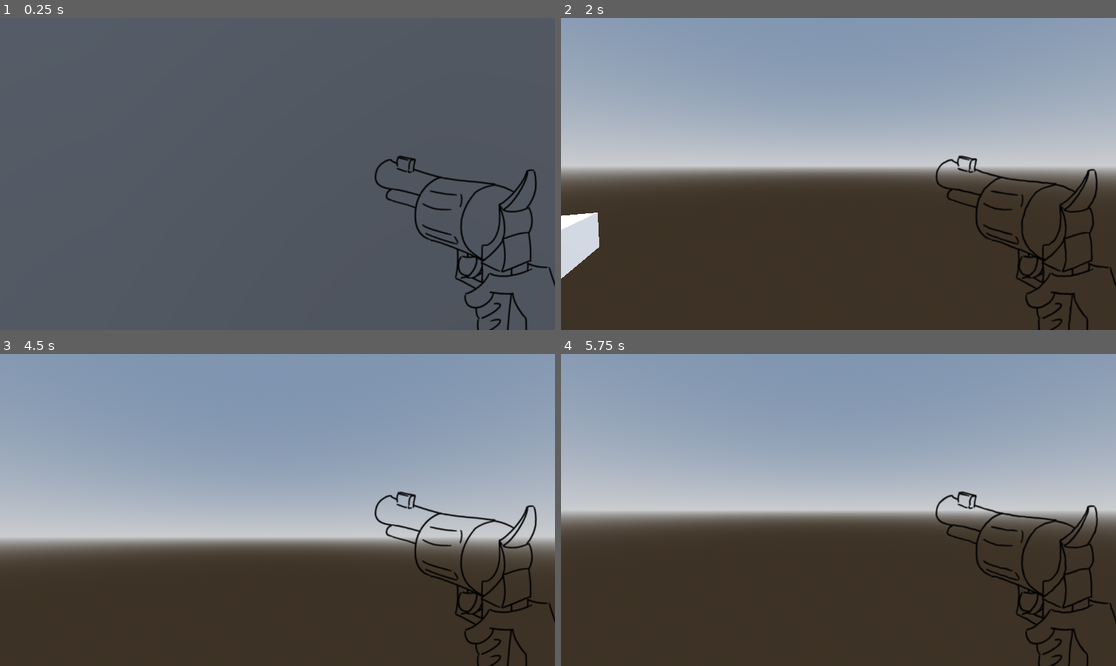
Above: before the commit, frames 1-4 (two rows, left to right).
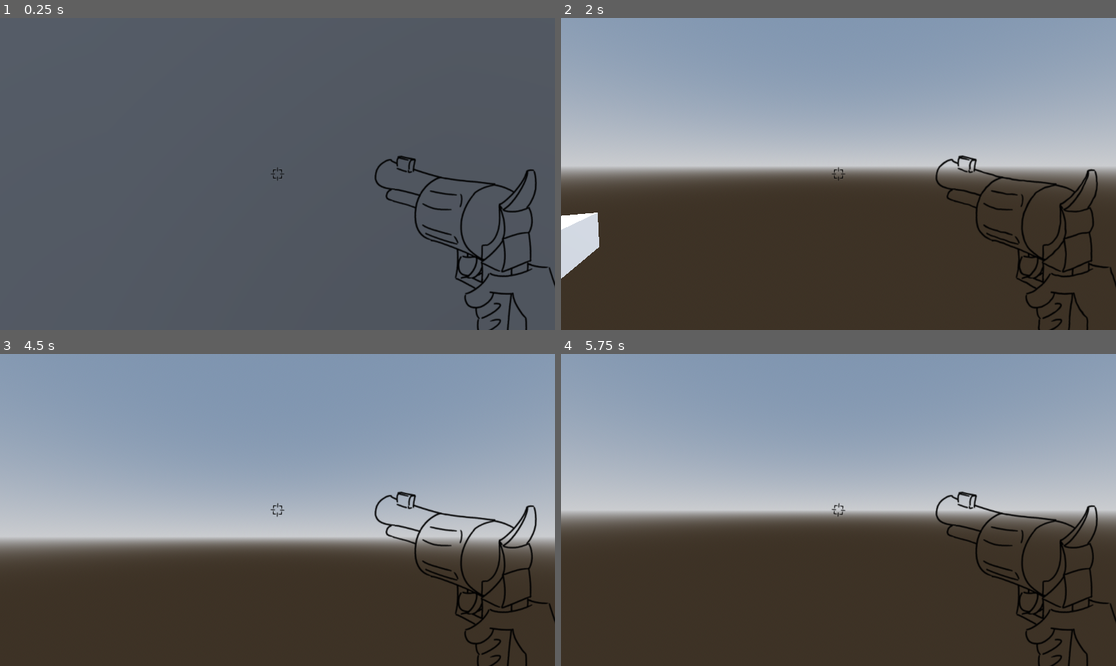
Above: after the commit, the same moments.

Repository: BootaroTC/GameJam---Gumshoe
Game: Godot game, scene res://Scene/TestScene/node_3d.tscn
Two runs of this game, one before a commit and one after it. Both use one fixed random seed, a clock stepped at 60 frames per second and the inputs below.
Inputs (mouse positions are in pixels of both pictures, inside the frame that each line leads up to):
- Up to frame 1 (0.25 s): no input
- Up to frame 2 (2 s): move the mouse to (866, 174) at 0.52 s; hold W (forward) from 0.53 s (still down); click (866, 174) at 0.6 s; move the mouse to (810, 174) at 1.27 s; click (810, 174) at 1.35 s
- Up to frame 3 (4.5 s): keep holding W (forward); move the mouse to (288, 503) at 2.02 s; click (288, 503) at 2.1 s; tap Enter at 2.75, 4.25 s; move the mouse to (271, 516) at 2.77 s; click (271, 516) at 2.85 s; tap Space at 3.5 s; move the mouse to (316, 513) at 3.52 s; click (316, 513) at 3.6 s; move the mouse to (233, 506) at 4.27 s; click (233, 506) at 4.35 s
- Up to frame 4 (5.75 s): keep holding W (forward); tap Space at 5 s; move the mouse to (844, 510) at 5.02 s; click (844, 510) at 5.1 s

The runs differ from the first frame. In frame 1, less than 0.1% of the frame differs, in the area x 48-52%, y 47-53%; in frame 2, 0.1%, in the area x 48-100%, y 44-99%; in frame 3, less than 0.1%; in frame 4, 0.1%.

Commit message:
CrosshairStuff

Diff:
--- a/Scene/PlayerScene/player.tscn
+++ b/Scene/PlayerScene/player.tscn
@@ -7,6 +7,10 @@
 [ext_resource type="Texture2D" uid="uid://6bdtybbx65y6" path="res://Sprites/Gun/GunIdle/Gun_00002.png" id="4_ypcrx"]
 [ext_resource type="Texture2D" uid="uid://crjqklowipup8" path="res://Sprites/Gun/GunIdle/Gun_00003.png" id="5_6qdyf"]
 [ext_resource type="Texture2D" uid="uid://8bpi2ax62t5e" path="res://Sprites/Gun/GunShooting/GunShooting0.png" id="6_ypcrx"]
+[ext_resource type="Texture2D" uid="uid://bqy4grkqlvj3s" path="res://Sprites/Gun/Crosshair/Crosshair00.png" id="8_o7pb7"]
+[ext_resource type="Texture2D" uid="uid://b0vf5r5nusn82" path="res://Sprites/Gun/Crosshair/Crosshair01.png" id="9_lxc12"]
+[ext_resource type="Texture2D" uid="uid://bii8vlh33btnj" path="res://Sprites/Gun/Crosshair/Crosshair02.png" id="10_ru1hb"]
+[ext_resource type="Texture2D" uid="uid://b1ic7eevqph36" path="res://Sprites/Gun/Crosshair/Crosshair03.png" id="11_mfq3q"]
 
 [sub_resource type="CapsuleMesh" id="CapsuleMesh_xp4ec"]
 
@@ -43,6 +47,81 @@
 "speed": 0.5
 }]
 
+[sub_resource type="SpriteFrames" id="SpriteFrames_if3m8"]
+animations = [{
+"frames": [{
+"duration": 1.0,
+"texture": ExtResource("8_o7pb7")
+}],
+"loop": true,
+"name": &"Idle",
+"speed": 5.0
+}, {
+"frames": [{
+"duration": 1.0,
+"texture": ExtResource("8_o7pb7")
+}, {
+"duration": 1.0,
+"texture": ExtResource("9_lxc12")
+}, {
+"duration": 1.0,
+"texture": ExtResource("10_ru1hb")
+}, {
+"duration": 1.0,
+"texture": ExtResource("11_mfq3q")
+}, {
+"duration": 1.0,
+"texture": ExtResource("10_ru1hb")
+}, {
+"duration": 1.0,
+"texture": ExtResource("9_lxc12")
+}, {
+"duration": 1.0,
+"texture": ExtResource("8_o7pb7")
+}],
+"loop": false,
+"name": &"Shoot",
+"speed": 60.0
+}]
+
+[sub_resource type="Animation" id="Animation_o7pb7"]
+resource_name = "ReloadSpin"
+length = 2.0000017
+step = 0.016666668
+tracks/0/type = "value"
+tracks/0/imported = false
+tracks/0/enabled = true
+tracks/0/path = NodePath(".:rotation")
+tracks/0/interp = 1
+tracks/0/loop_wrap = true
+tracks/0/keys = {
+"times": PackedFloat32Array(0, 2),
+"transitions": PackedFloat32Array(0.5, 0.5),
+"update": 0,
+"values": [Vector3(0, 0, 0), Vector3(0, 0, 15.707963)]
+}
+
+[sub_resource type="Animation" id="Animation_lxc12"]
+length = 0.001
+tracks/0/type = "value"
+tracks/0/imported = false
+tracks/0/enabled = true
+tracks/0/path = NodePath(".:rotation")
+tracks/0/interp = 1
+tracks/0/loop_wrap = true
+tracks/0/keys = {
+"times": PackedFloat32Array(0),
+"transitions": PackedFloat32Array(1),
+"update": 0,
+"values": [Vector3(0, 0, 0)]
+}
+
+[sub_resource type="AnimationLibrary" id="AnimationLibrary_ru1hb"]
+_data = {
+&"RESET": SubResource("Animation_lxc12"),
+&"ReloadSpin": SubResource("Animation_o7pb7")
+}
+
 [sub_resource type="BoxMesh" id="BoxMesh_5nuyq"]
 
 [node name="Player" type="CharacterBody3D" groups=["Player"]]
@@ -67,6 +146,19 @@
 animation = &"Shoot"
 autoplay = "Idle"
 
+[node name="Crosshair" type="AnimatedSprite3D" parent="Neck/Camera3D"]
+transform = Transform3D(0.025, 0, 0, 0, 0.025, 0, 0, 0, 0.025, 0, 0, -0.44796854)
+sprite_frames = SubResource("SpriteFrames_if3m8")
+animation = &"Shoot"
+autoplay = "Idle"
+frame = 6
+frame_progress = 1.0
+
+[node name="AnimationPlayer" type="AnimationPlayer" parent="Neck/Camera3D/Crosshair"]
+libraries = {
+&"": SubResource("AnimationLibrary_ru1hb")
+}
+
 [node name="GunMesh" type="MeshInstance3D" parent="Neck"]
 transform = Transform3D(0.14458296, 0, 0.18738577, 0.003971094, 0.15757926, -0.07761987, -0.03701782, 0.016904345, 0.7235584, 0.46638662, 0.5223505, -0.5385797)
 visible = false
--- a/Scripts/PlayerScript/player.gd
+++ b/Scripts/PlayerScript/player.gd
@@ -12,25 +12,29 @@
 @onready var camera_3d: Camera3D = $Neck/Camera3D
 @onready var ray_cast_3d: RayCast3D = $Neck/RayCast3D
 @onready var animated_sprite_3d: AnimatedSprite3D = $Neck/Camera3D/AnimatedSprite3D
+@onready var crosshair: AnimatedSprite3D = $Neck/Camera3D/Crosshair
+@onready var animation_player: AnimationPlayer = $Neck/Camera3D/Crosshair/AnimationPlayer
 
 func shooting():
 	if ammo > 0:
 		if Input.is_action_just_pressed("shoot"):
 			ammo -= 1
 			animated_sprite_3d.play("Shoot")
-		else: animated_sprite_3d.play("Idle")
+			crosshair.play("Shoot")
+		else:
+			animated_sprite_3d.play("Idle")
 
 		if ray_cast_3d.is_colliding() && Input.is_action_just_pressed("shoot"):
 			ray_cast_3d.get_collider().queue_free()
 	elif ammo >= 0:
 		animated_sprite_3d.play("Idle")
+		animation_player.play("ReloadSpin")
 		await get_tree().create_timer(2.0).timeout
 		ammo = max_ammo
 
-
 func _ready() -> void:
 	Input.mouse_mode = Input.MOUSE_MODE_CAPTURED
-
+	ammo = max_ammo
 func _input(event: InputEvent) -> void:
 	if event is InputEventMouseMotion:
 		var mouse_motion:Vector2 = event.relative
Not shown: 1 places in Scene/PlayerScene/player.tscn that only renumber resources
Binary file added: Sprites/Gun/Crosshair/Crosshair00.png
Not shown, added: Sprites/Gun/Crosshair/Crosshair00.png.import
Binary file added: Sprites/Gun/Crosshair/Crosshair01.png
Not shown, added: Sprites/Gun/Crosshair/Crosshair01.png.import
Binary file added: Sprites/Gun/Crosshair/Crosshair02.png
Not shown, added: Sprites/Gun/Crosshair/Crosshair02.png.import
Binary file added: Sprites/Gun/Crosshair/Crosshair03.png
Not shown, added: Sprites/Gun/Crosshair/Crosshair03.png.import
